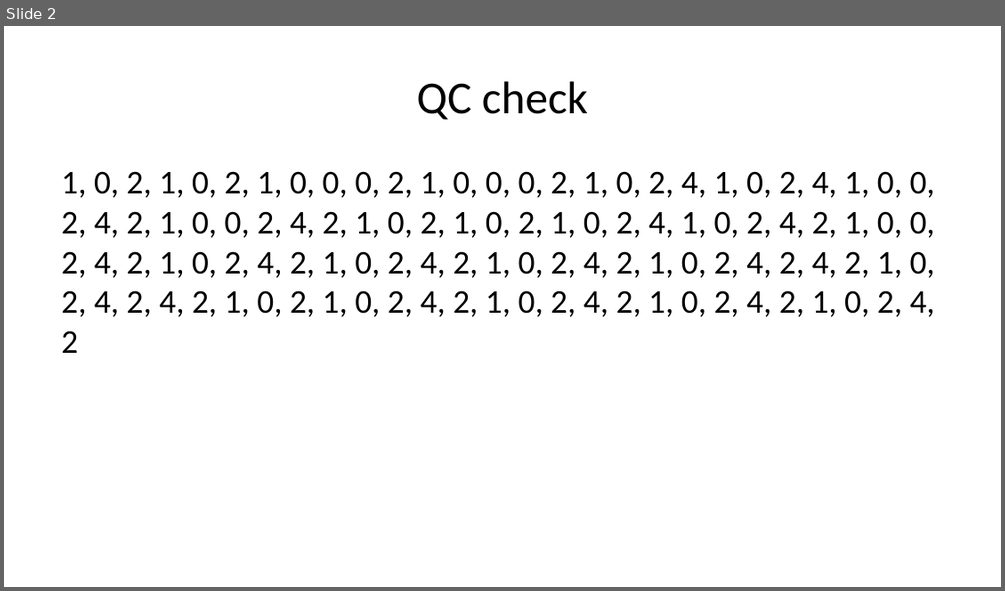
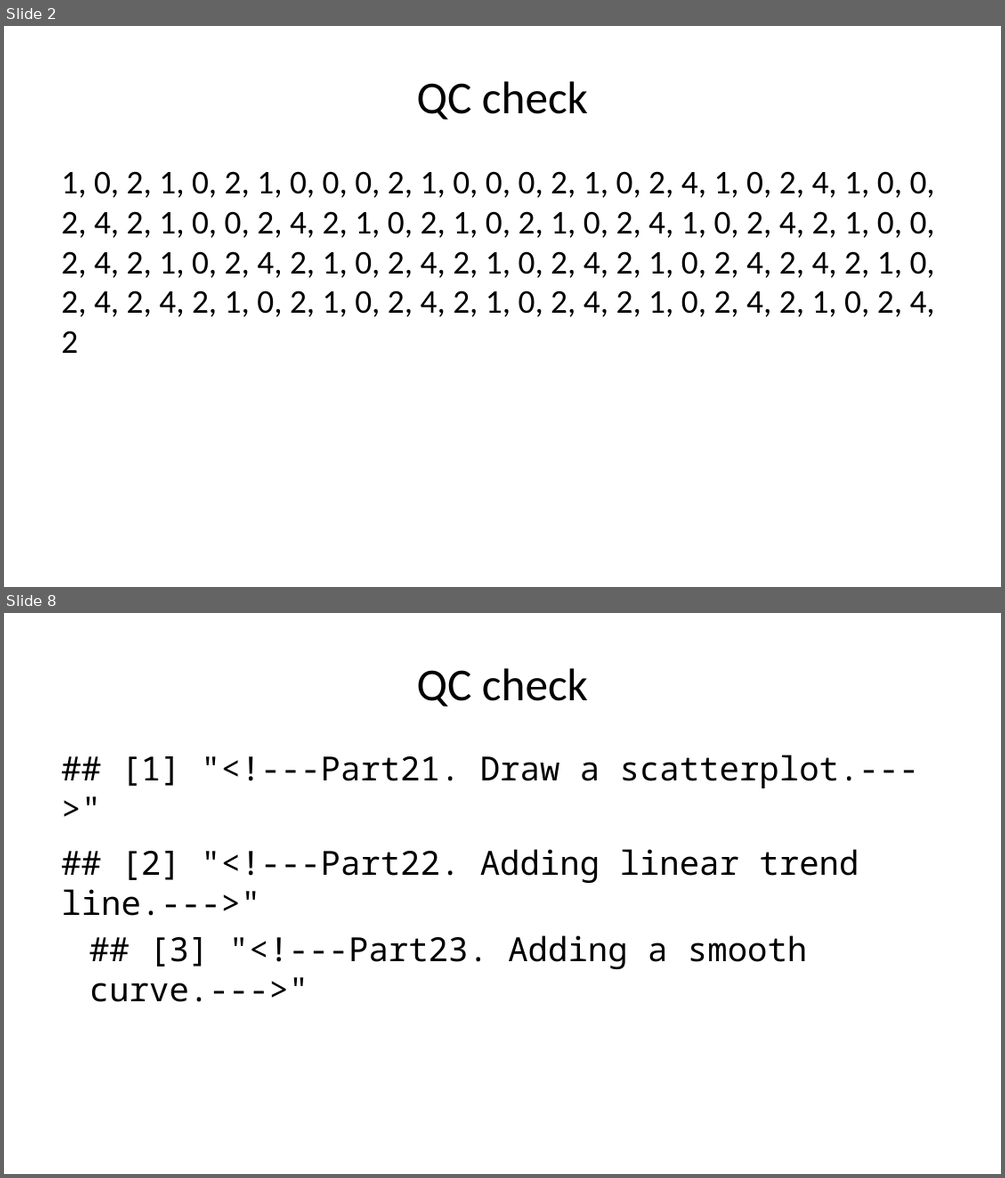
Before and after one commit to pmean/introduction-to-SAS, a slide deck: results/test-code.pptx. Shown one above the other, each under a label of ours: slide 2 before the commit, slides 2 and 8 after it; the slides between them are not shown. The pictures are 1005x591 and 1005x1178 pixels, drawn with LibreOffice and Linux fonts; fonts in the diff are those of the drawing. Boxes give left, top, right and bottom in pixels: in the first picture for what was removed or moved away, otherwise in the second. Text is boxed around its words. In the diff, an @@ line names an element or a change of style, - is before the commit and + after.

Commit message:
More QC checks for test-code.Rmd

```diff
--- a/results/test-code.pptx
+++ b/results/test-code.pptx
@@ slide 8 added at (4,613,1001,1174), background #FFFFFF @@
@@ title added at (417,668,588,706), 44 pt, text #000000 @@
+QC check
@@ text added at (61,755,919,1002), 32 pt, text #000000 @@
+## [1] "<!---Part21. Draw a scatterplot.--->"
+## [2] "<!---Part22. Adding linear trend line.--->"
+## [3] "<!---Part23. Adding a smooth curve.--->"
```
Also in this commit, not shown: 2 slides changed, 4 other slides added, 1 other file.
